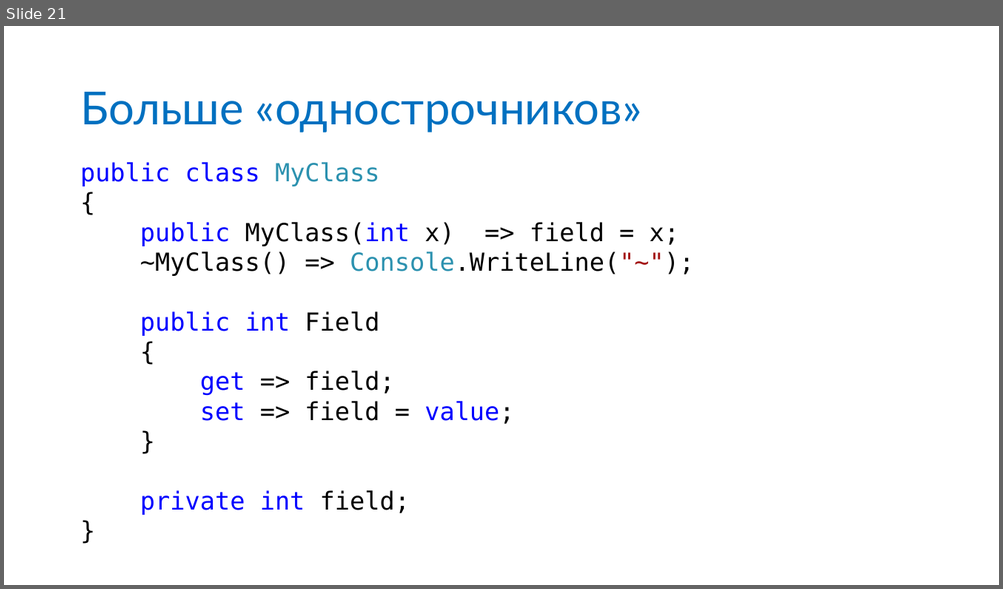
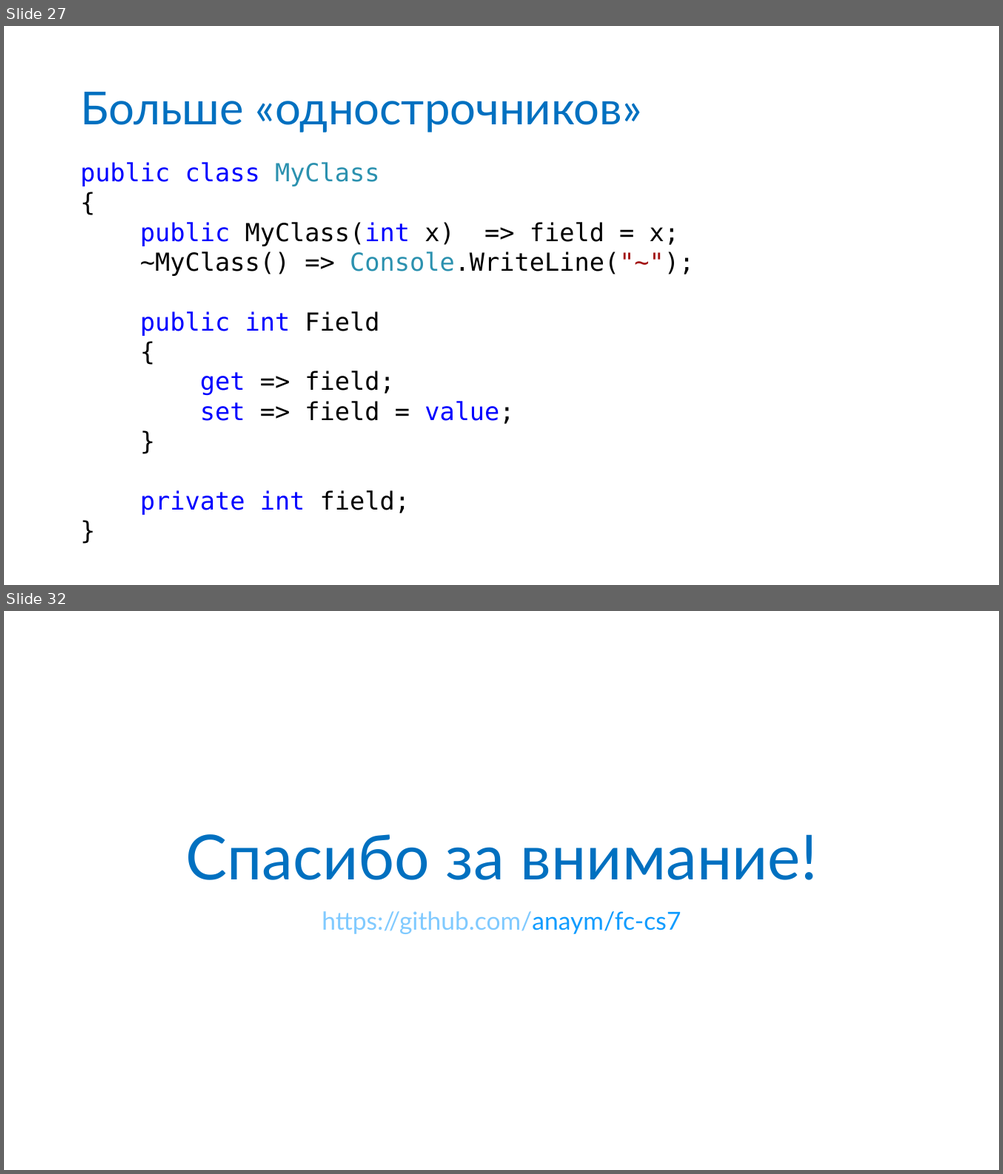
Before and after one commit to anaym/FC-CS7, a slide deck: CS7.pptx. Shown one above the other, each under a label of ours: slide 21 before the commit, slides 27 and 32 after it; the slides between them are not shown. The pictures are 1003x589 and 1003x1174 pixels, drawn with LibreOffice and Linux fonts; fonts in the diff are those of the drawing. Boxes give left, top, right and bottom in pixels: in the first picture for what was removed or moved away, otherwise in the second. Text is boxed around its words. In the diff, an @@ line names an element or a change of style, - is before the commit and + after.

```diff
--- a/CS7.pptx
+++ b/CS7.pptx
@@ slide 32 added at (4,611,999,1170), background #FFFFFF @@
@@ title added at (185,834,817,880), 60 pt, text #0070C0 @@
+Спасибо за внимание!
@@ subtitle added at (321,911,680,934), 24 pt, text #80CAFF @@
+https://github.com/anaym/fc-cs7
@@ what was slide 21 is now slide 27 @@
```
Also in this commit, not shown: 3 slides changed, 8 other slides added, 1 slide removed, 5 other files.
